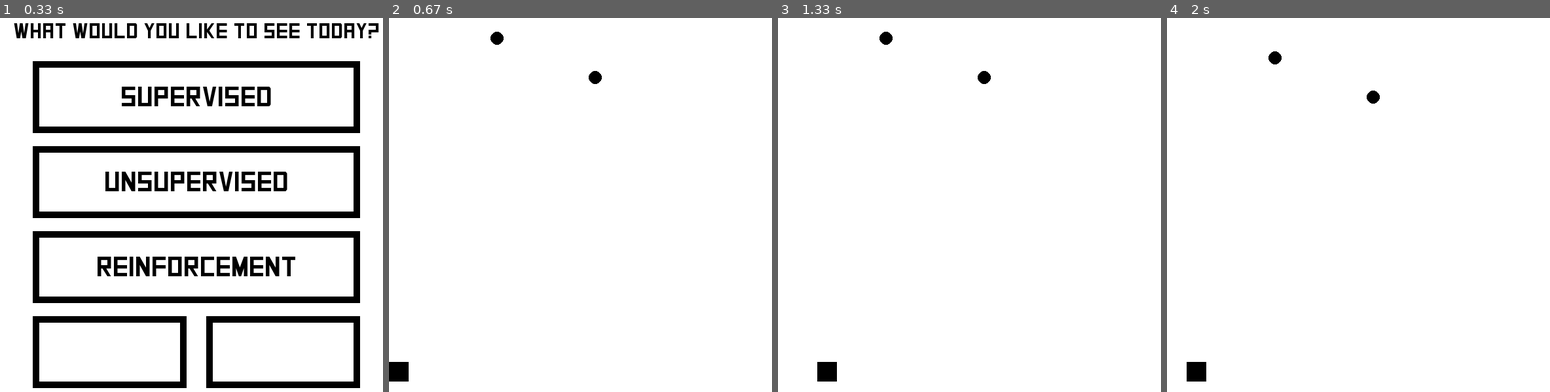
Above: before the commit, frames 1-4 (left to right).
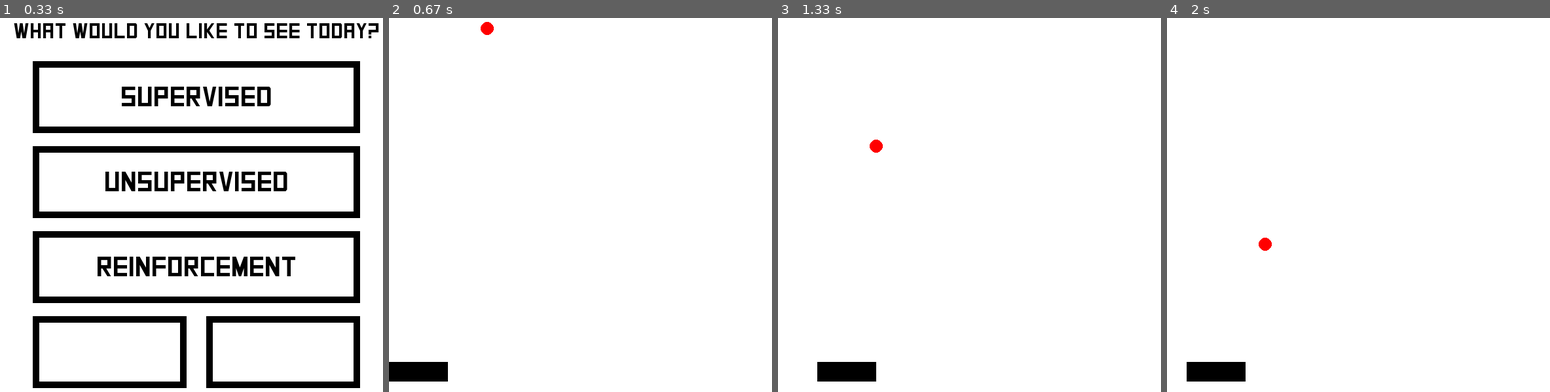
Above: after the commit, the same moments.

Repository: AndyyTaylor/Yr12Major
Game: pygame game, started from main.py
Same seed, same stepped clock (60 frames per second), same inputs: the game is played once before the commit and once after it.
Inputs (mouse positions are in pixels of both pictures, inside the frame that each line leads up to):
- Up to frame 1 (0.33 s): no input
- Up to frame 2 (0.67 s): click "Supervised" at 0.38 s
- Up to frame 3 (1.33 s): hold Right 0.67-1.13 s; move the mouse to (961, 223) at 0.7 s; hold Right from 1.17 s (still down)
- Up to frame 4 (2 s): release Right at 1.63 s; hold Left from 1.67 s (still down)

Frame 1 is identical in both runs. In frame 2, 0.8% of the frame differs, in the area x 5-56%, y 1-98%; in frame 3, 0.8%; in frame 4, 0.8%.

Commit message:
catchapples functional

Diff:
--- a/src/ml/agents/__init__.py
+++ b/src/ml/agents/__init__.py
@@ -1,3 +1,5 @@
 from .supervised.regression import LinearRegression
 from .supervised.regression import LogisticRegression
 from .supervised.nn import NN
+
+from .reinforcement.QLearn import QLearn
--- /dev/null
+++ b/src/ml/agents/reinforcement/QLearn.py
@@ -0,0 +1,8 @@
+import numpy as np
+
+class QLearn():
+    def __init__(self):
+        pass
+
+    def get_action(self, obvs):
+        return 1
--- a/src/ml/environments/reinforcement/catchapples.py
+++ b/src/ml/environments/reinforcement/catchapples.py
@@ -13,10 +13,8 @@
 class CatchApples(State):
     " The main state for this enviroment "
 
-    def __init__(self, agent):
+    def __init__(self):
         super().__init__("Catch Apples", "Environments")
-
-        self.agent = agent
 
         self.num_obvs = 2
         self.grid_size = 20
@@ -24,24 +22,73 @@
         self.x = np.zeros((1, self.num_obvs))
         self.reward = 0
 
-        self.apples = [[5.5, 1.5], [10.5, 3.5]]
+        self.apples = []
         self.platform = [0, 18]
 
         self.timer = 0
+        self.max_apples = 1
 
-    def on_update(self, elapsed):
-        self.timer += elapsed
+    def step(self, action):
+        for i in range(len(self.apples)):
+            self.apples[i][1] += 1
 
-        if self.timer > 1000:
-            self.timer -= 1000
-            for i in range(len(self.apples)):
-                self.apples[i][1] += 1
+        self.take_action(action)
+        self.check_OOB()
+        self.gen_apples()
+        reward = self.check_collision()
+
+        return (self.get_obvs(), reward, False, '')
+
+    def get_obvs(self):
+        closest_apple = None
+        for apple in self.apples:
+            if closest_apple == None or apple[1] > closest_apple[1]:
+                closest_apple = apple
+
+        if not closest_apple:
+            closest_apple = [0, 0]
+
+        return [self.platform[0], self.platform[1], closest_apple[0], closest_apple[1]]
+
+    def take_action(self, action):
+        if action == 0 and self.platform[0] > 0:
+            self.platform[0] -= 1
+        elif action == 2 and self.platform[0] < self.grid_size-1:
+            self.platform[0] += 1
+
+    def check_OOB(self):
+        i = 0
+        while i < len(self.apples):
+            apple = self.apples[i]
+
+            if apple[1] > self.grid_size:
+                self.apples.remove(apple)
+            else:
+                i+=1
+
+    def check_collision(self):
+        i = 0
+        reward = 0
+        while i < len(self.apples):
+            apple = self.apples[i]
+
+            if apple[1] == self.platform[1]:
+                reward += 1
+                self.apples.remove(apple)
+            else:
+                i += 1
+
+        return reward
+
+    def gen_apples(self):
+        while len(self.apples) < self.max_apples:
+            self.apples.append([random.randint(0, self.grid_size), random.randint(0, self.grid_size/5)])
 
     def on_render(self, screen):
-        pygame.draw.rect(screen, config.BLACK, self.adjust_pos(tuple(self.platform)) + (config.SCREEN_WIDTH / self.grid_size, 30))
+        pygame.draw.rect(screen, config.BLACK, self.adjust_pos(tuple(self.platform)) + (config.SCREEN_WIDTH / self.grid_size * 3, 30))
 
         for apple in self.apples:
-            pygame.draw.circle(screen, config.BLACK, self.adjust_pos(tuple(apple)), 10)
+            pygame.draw.circle(screen, config.RED, self.adjust_pos(tuple(apple)), 10)
 
     def adjust_pos(self, pos):
         x, y = pos
@@ -61,6 +108,9 @@
     def on_shutdown(self):
         pass
 
+    def on_update(self):
+        pass
+
     def on_key_down(self, key):
         if key == pygame.K_LEFT and self.platform[0] > 0:
             self.platform[0] -= 1
--- a/src/states/Simulation.py
+++ b/src/states/Simulation.py
@@ -2,9 +2,10 @@
 from .AbstractState import State
 
 # from ..ml.environments import ClassPlot as Environment
-from ..ml.agents import NN as Agent
+# from ..ml.agents import NN as Agent
 # from ..ml.environments import MNIST as Environment
 # from ..ml.agents import LinearRegression as Agent
+from ..ml.agents import QLearn as Agent
 from ..ml.environments import CatchApples as Environment
 
 class Simulation(State):
@@ -15,8 +16,10 @@
 
         self.total_time = 0
 
-        self.agent = Agent(28*28, 412, 216, 96, 10)
-        self.environment = Environment(self.agent)
+        self.environment = Environment()
+        self.agent = Agent()
+
+        self.obvs = self.environment.get_obvs()
 
     def on_init(self):
         print("Application started.")
@@ -31,8 +34,14 @@
         pass
 
     def on_update(self, elapsed):
-        # self.agent.train(self.environment.getx(), self.environment.gety(), 100)
-        self.environment.on_update(elapsed)
+        self.total_time += elapsed
+
+        if self.total_time > 100:
+            self.total_time = 0
+
+            action = self.agent.get_action(self.obvs)
+            self.obvs, reward, done, info = self.environment.step(action)
+            print(reward)
 
     def on_render(self, screen):
         self.environment.on_render(screen)
Binary file added: theory/screen designs/Main Menu.png
Not shown, added: build/temp.macosx-10.6-intel-3.6/main.o
Not shown, added: build/temp.macosx-10.6-intel-3.6/setup.o
Not shown, added: build/temp.macosx-10.6-intel-3.6/src/__init__.o
Not shown, added: build/temp.macosx-10.6-intel-3.6/src/config.o
Not shown, added: build/temp.macosx-10.6-intel-3.6/src/framework/StateAppRunner.o
Not shown, added: build/temp.macosx-10.6-intel-3.6/src/framework/StateRegistry.o
Not shown, added: build/temp.macosx-10.6-intel-3.6/src/ml/agents/__init__.o
Not shown, added: build/temp.macosx-10.6-intel-3.6/src/ml/environments/__init__.o
Not shown, added: build/temp.macosx-10.6-intel-3.6/src/stategroups/StateGroup.o
Not shown, added: build/temp.macosx-10.6-intel-3.6/src/states/AbstractState.o
Not shown, added: build/temp.macosx-10.6-intel-3.6/src/states/IntroState.o
(and 9 more such lines)
